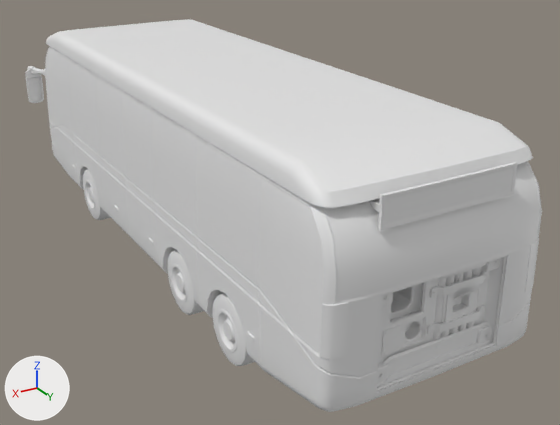
The FBX model Assets/Hydrogen interactactions/Bus/Bus model.fbx, before and after one commit.
Before and after are seen from a 50 mm camera at (4.63, 9.13, 5.02) aimed at (-0.51, 0.58, 0.74). The lights are fixed; the arrows at lower left show +X, +Y and +Z. Where no turn or scale is listed for an object, it has been applied to the vertices. Vertices at the same position are counted once.

The first picture shows 'Cube', 'Panel_Base_01'.
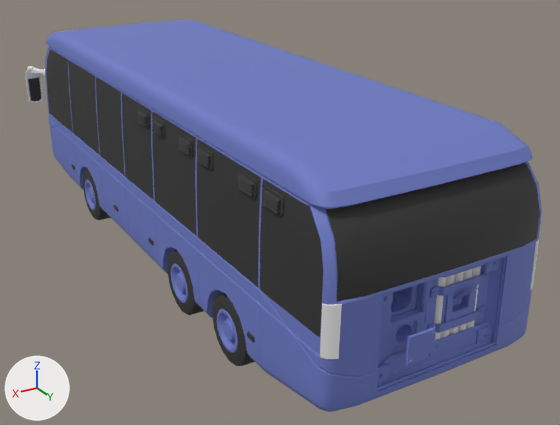
Location of each change, (x1, y1, x2, y2) in pixels of the pictures (560 x 425 px; the box of a moved part takes in the faces that stretch with it):
'Panel_Base_01.003', added (blue): after (405, 327, 435, 366)
'Panel_Base_01.001', added: after (453, 288, 479, 299)
part 1 of me_cube_003, deleted: before (369, 162, 517, 231)
part 2 of me_cube_003, built on: before (331, 297, 364, 376); after (137, 107, 364, 376)
part 3 of me_cube_003, built on: (513, 239, 538, 319) in both
part 4 of me_cube_003, built on: before (50, 128, 66, 155); after (45, 32, 66, 155)
part 5 of me_cube_003, recoloured (white to blue): (45, 19, 542, 412) in both
part 6 of me_cube_003, recoloured (white to black): (28, 49, 540, 366) in both
part 7 of me_cube_002, deleted: before (454, 288, 479, 299)
part 8 of me_cube_002, moved or reshaped: before (377, 259, 500, 381); after (377, 259, 500, 384)
part 9 of me_cube_002, added: after (393, 287, 411, 308)
part 10 of me_cube_002, recoloured (white to blue): (377, 256, 506, 390) in both

Edits to the bpy script that builds the scene:
```text
Add mat_glass:
    mat_glass = principled_material('Glass')
    mat_glass.base_color = (0.0311, 0.0311, 0.0311)  # black #313131
    mat_glass.roughness = 0.69
Change me_cube_003:
    remove me_cube_003.from_pydata(...)  # 3258 vertices, 3004 faces; spans x -1.56..1.56, y -4.66..4.46, z 0.0..2.76
    add me_cube_003.from_pydata(...)  # 4786 vertices, 4136 faces; spans x -1.56..1.56, y -4.66..4.46, z 0.0..2.76
    me_cube_003 part 1: 6 loose pieces with 80 vertices, spanning x -0.79..0.79, y -4.24..4.41, z 2.23..2.58, are deleted
    me_cube_003 part 2: 4 vertices moved from x 1.11..1.13, y 4.42..4.43, z 1.12..1.67 to x 1.18..1.2, y 4.42..4.43, z 1.12..1.67; 773 vertices added at x 1.28..1.34, y 0.15..4.3, z 1.3..2.41
    me_cube_003 part 3: 4 vertices moved from x -1.13..-1.11, y 4.42..4.43, z 1.12..1.67 to x -1.2..-1.18, y 4.42..4.43, z 1.12..1.67; 773 vertices added at x -1.34..-1.28, y 0.15..4.3, z 1.3..2.41
    me_cube_003 part 4: 6 vertices moved within x -1.34..1.34, y -4.31..-4.18, z 0.72..0.73; 10 vertices removed from x -1.34..1.34, y -4.36..-3.88, z 0.72..0.79; 72 vertices added at x -1.34..1.34, y -4.36..-3.37, z 0.71..2.71
    me_cube_003 part 5: 1770 faces spanning x -1.34..1.34, y -4.38..4.46, z 0.17..2.76 switch from no material to mat_metal_glossy (blue #6d7ac5)
    me_cube_003 part 6: 766 faces spanning x -1.52..1.52, y -4.59..4.45, z 0.0..2.46 switch from no material to mat_glass (black #313131)
    add me_cube_003.materials.append(mat_light_white)  # white #e7e7e7
    add me_cube_003.materials.append(mat_metal)  # white #e7e7e7
    add me_cube_003.materials.append(mat_plastic_001)  # white #e7e7e7
    add me_cube_003.materials.append(mat_light_orange)  # white #e7e7e7
Change me_cube_002:
    remove me_cube_002.from_pydata(...)  # 1445 vertices, 1132 faces; spans x -0.8..0.79, y 3.32..4.47, z 0.62..1.67
    add me_cube_002.from_pydata(...)  # 1942 vertices, 1632 faces; spans x -0.79..0.79, y 3.32..4.43, z 0.62..1.66
    me_cube_002 part 7: the loose piece of 8 vertices spanning x -0.4..-0.19, y 4.35..4.47, z 1.29..1.4 is deleted
    me_cube_002 part 8: 167 vertices moved from x -0.71..0.7, y 4.3..4.38, z 0.71..1.66 to x -0.79..0.7, y 4.31..4.37, z 0.71..1.66; 393 vertices removed from x -0.8..0.79, y 4.05..4.38, z 0.62..1.67; 936 vertices added at x -0.79..0.79, y 4.05..4.38, z 0.62..1.66
    me_cube_002 part 9: 8 vertices added at x 0.21..0.47, y 3.32, z 1.25..1.51
    me_cube_002 part 10: 294 faces spanning x -0.78..0.79, y 3.32..4.43, z 0.63..1.66 switch from no material to mat_metal_glossy (blue #6d7ac5)
    add me_cube_002.materials.append(mat_rubber)  # white #e7e7e7
Add ob_panel_base_01_003:
    ob_panel_base_01_003 = bpy.data.objects.new('Panel_Base_01.003', me_cube_004)  # 24 vertices, 26 faces; spans x -0.163..0.163, y -0.011..0.011, z -0.158..0.158; in mat_metal_glossy (blue #6d7ac5)
    ob_panel_base_01_003.location = (0.35, 4.54, 1.03)
Add ob_panel_base_01_001:
    ob_panel_base_01_001 = bpy.data.objects.new('Panel_Base_01.001', me_cube_000)  # 32 vertices, 24 faces; spans x -0.107..0.108, y -0.007..0.11, z -0.006..0.113; in mat_metal_glossy (blue #6d7ac5)
    ob_panel_base_01_001.location = (-0.3, 4.36, 1.29)
```
